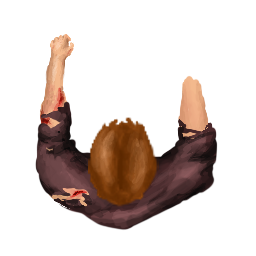
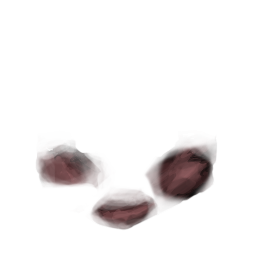
The second 256 × 256 image is a revision of the first. Changes to its layers:
hid "kopf" over [35, 64, 218, 230]
showed "schulterLinks", painted on it over [35, 34, 218, 230]
showed "schulter rechts" over [35, 34, 218, 230]
added layer "Rücken" above "kleidung" over [35, 34, 218, 230]
hid "kleidung", painted on it over [35, 34, 218, 230]
hid "unterarm links", painted on it over [37, 34, 128, 128]
hid "oberarm rechts", painted on it over [35, 64, 218, 192]
hid "oberarm links" over [35, 64, 218, 230]
hid "Körper", painted on it over [35, 128, 128, 230]
